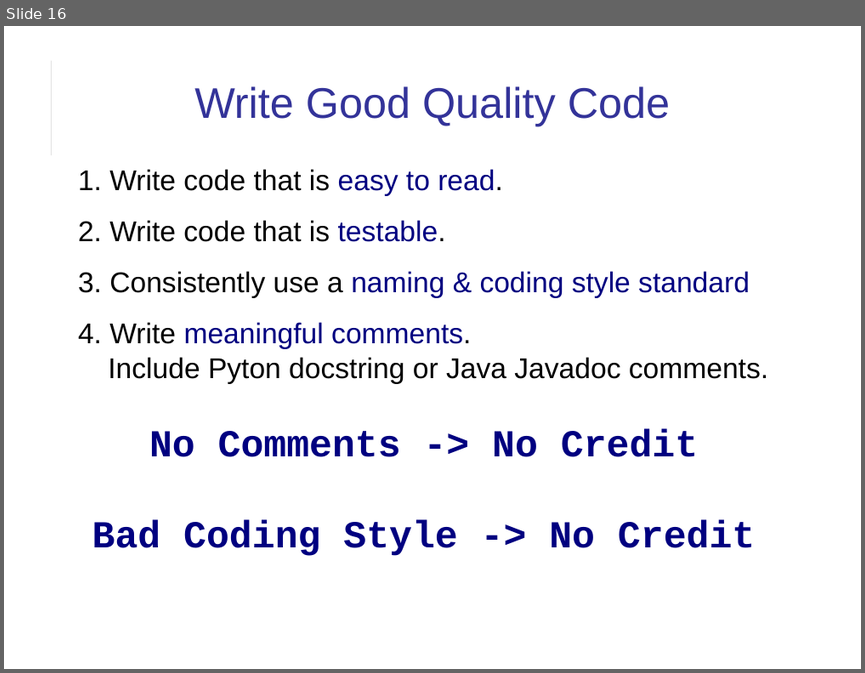
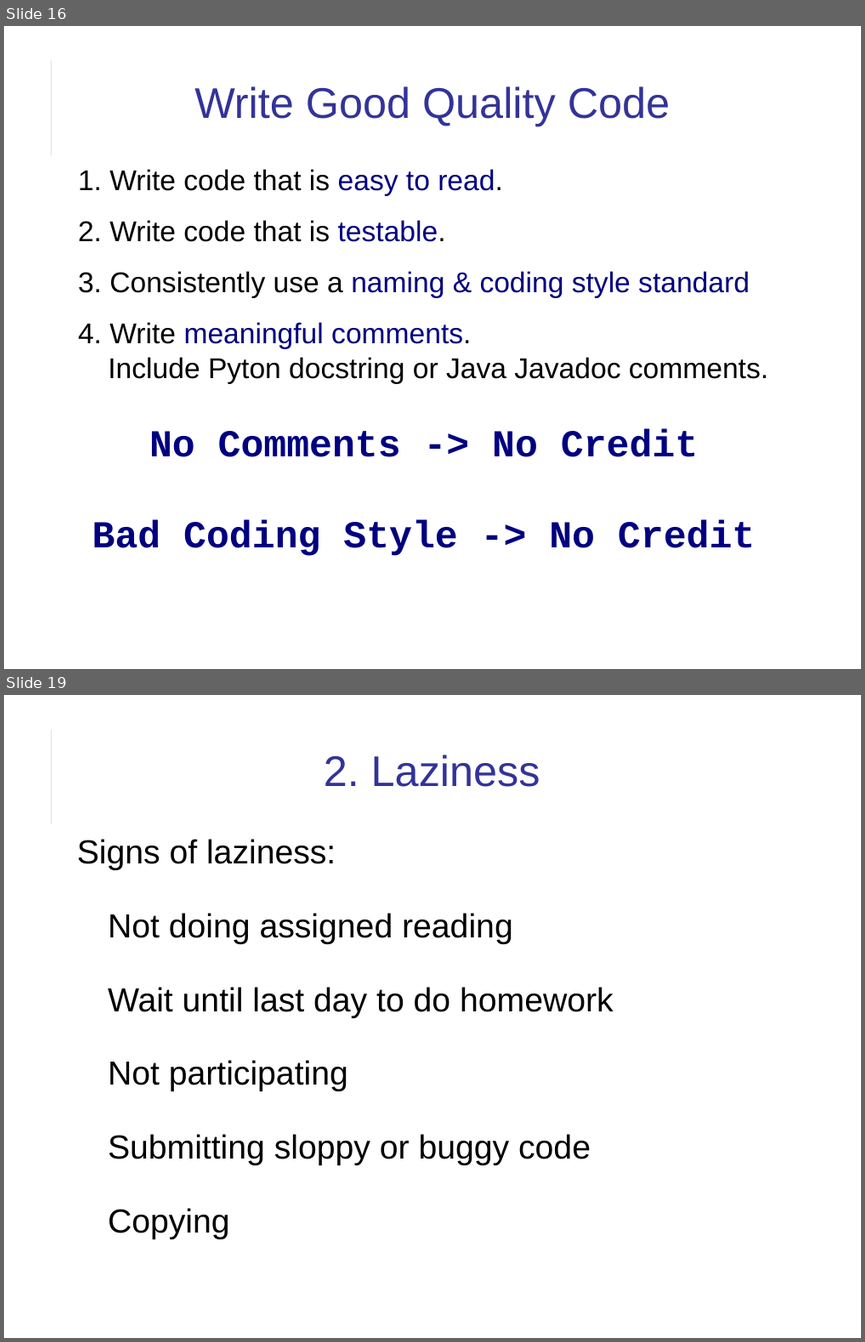
Before and after one commit to cpske/ISP, a slide deck: introduction/Introduction-to-Course.odp. Shown one above the other, each under a label of ours: slide 16 before the commit, slides 16 and 19 after it; the slides between them are not shown. The pictures are 865x673 and 865x1342 pixels, drawn with LibreOffice and Linux fonts; fonts in the diff are those of the drawing. Boxes give left, top, right and bottom in pixels: in the first picture for what was removed or moved away, otherwise in the second. Text is boxed around its words. In the diff, an @@ line names an element or a change of style, - is before the commit and + after.

```diff
--- a/introduction/Introduction-to-Course.odp
+++ b/introduction/Introduction-to-Course.odp
@@ slide 19 added at box(4, 695, 861, 1338), background #FFFFFF; not listed: 2 template elements that a slide beside it also shows @@
@@ title added at box(324, 755, 540, 787), 36 pt, text #333399 @@
+2. Laziness
@@ text added at box(77, 839, 613, 1239), 28 pt, text #000000 @@
+Signs of laziness:
+Not doing assigned reading
+Wait until last day to do homework
+Not participating
+Submitting sloppy or buggy code
+Copying
```
Also in this commit, not shown: 2 slides changed, 1 other slide added, 5 other files.
